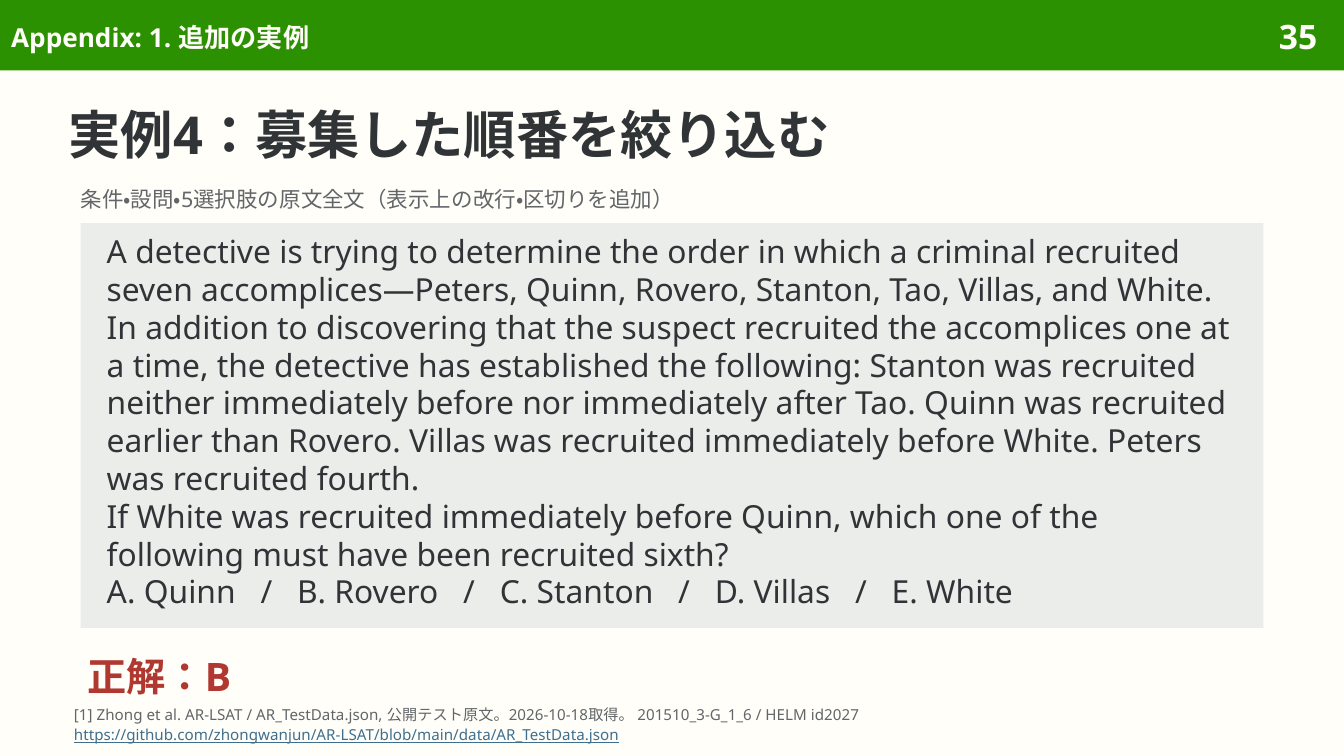
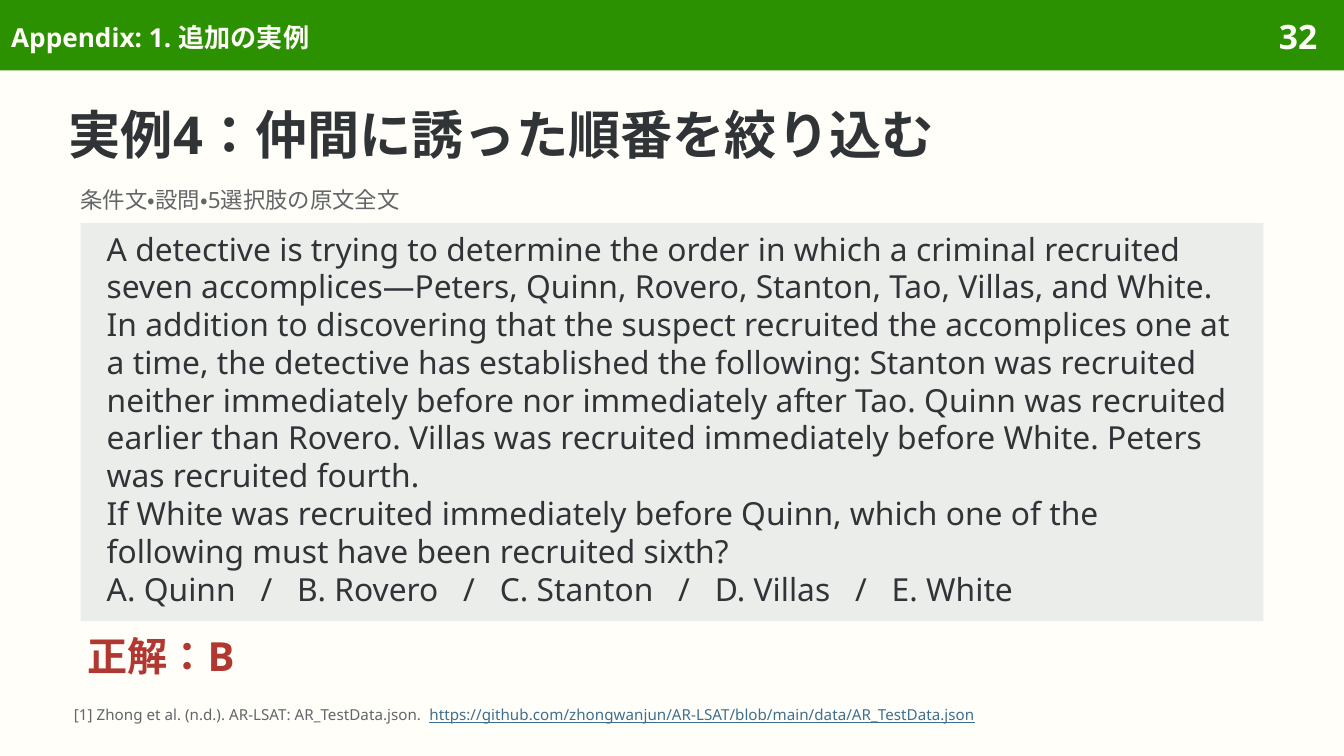
Before and after one commit to sasakiy84/datasets-in-10-minutes, a slide deck: slide 32 of slides/datasets-in-10-minutes-lsat.pptx (slide 35 before the commit). Drawn at 1344x756 pixels with LibreOffice and Linux fonts; fonts in the diff are those of the drawing. Boxes give left, top, right and bottom in pixels: in the first picture for what was removed or moved away, otherwise in the second. Text is boxed around its words. In the diff, an @@ line names an element or a change of style, - is before the commit and + after.

Commit message:
Center AR-LSAT on analytical reasoning and original dataset evaluation

```diff
--- a/slides/datasets-in-10-minutes-lsat.pptx
+++ b/slides/datasets-in-10-minutes-lsat.pptx
@@ page number at box(1279, 24, 1317, 50): text changed @@
-35
+32
@@ title at box(69, 109, 934, 159): text changed @@
-実例4：募集した順番を絞り込む
+実例4：仲間に誘った順番を絞り込む
@@ text at box(81, 189, 400, 210): text changed; size 11.5 to 12 pt @@
-条件・設問・5選択肢の原文全文（表示上の改行・区切りを追加）
+条件文・設問・5選択肢の原文全文
@@ rectangle "A detective is trying to ...": place and size @@
-rectangle "A detective is trying to ..." at box(81, 223, 1263, 628)
+rectangle "A detective is trying to ..." at box(81, 223, 1263, 621)
@@ text "正解：B": place and size @@
-text "正解：B" at box(87, 658, 231, 695)
+text "正解：B" at box(87, 637, 234, 675)
@@ text "正解：B" at box(87, 637, 234, 675): size 21 to 21.5 pt; line spacing 24.6pt to 25.1pt @@
@@ text at box(74, 708, 974, 724): text changed; text colour #626669 to #3F6F8F @@
-[1] Zhong et al. AR-LSAT / AR_TestData.json, 公開テスト原文。2026-10-18取得。 201510_3-G_1_6 / HELM id2027
-https://github.com/zhongwanjun/AR-LSAT/blob/main/data/AR_TestData.json
+[1] Zhong et al. (n.d.). AR-LSAT: AR_TestData.json. https://github.com/zhongwanjun/AR-LSAT/blob/main/data/AR_TestData.json
```
Also in this commit, not shown: 47 other slides changed, 2 slides added, 11 slides removed, 44 other files.
